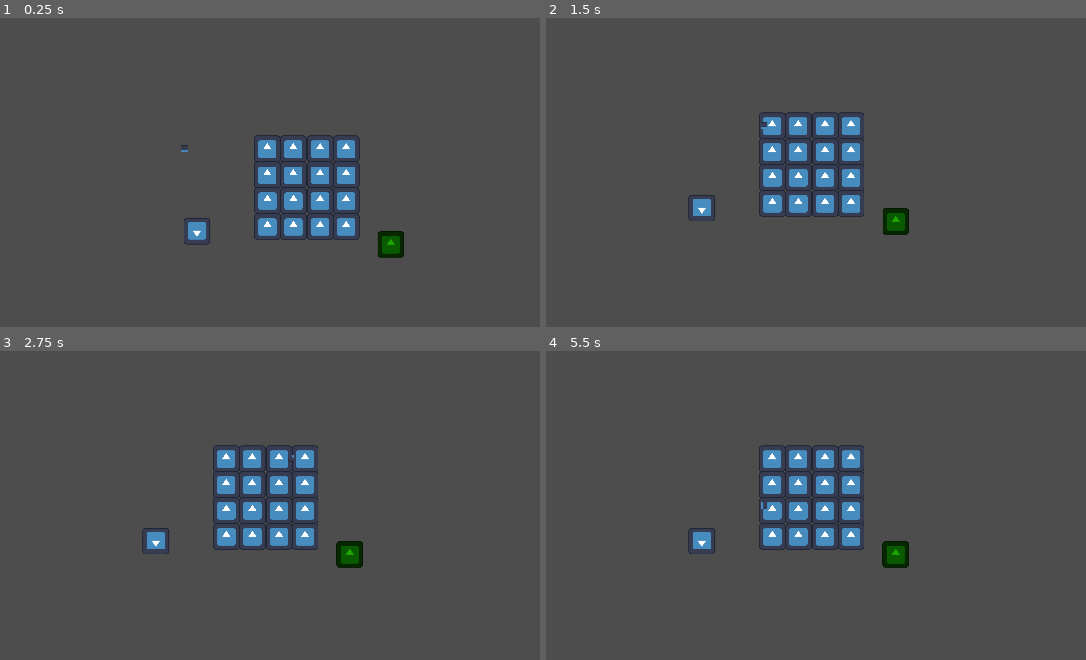
Above: before the commit, frames 1-4 (two rows, left to right).
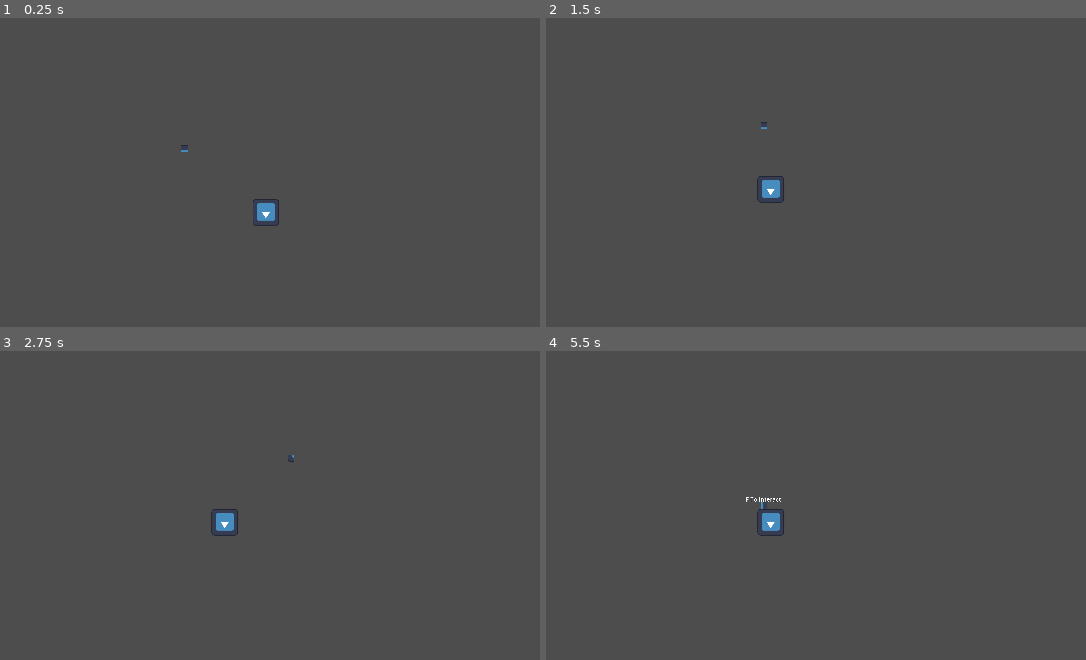
Above: after the commit, the same moments.

Repository: Mr-Wilhelm/MonkeyJam2025-I-Want-To-Live
Game: Godot game, scene res://Scenes/MainScene.tscn
Same seed, same stepped clock (60 frames per second), same inputs: the game is played once before the commit and once after it. Before the commit the project starts from res://Scenes/PlayerMovementTestScene.tscn. The engine's default icon, where the game draws it, is replaced by a stand-in: a white triangle on a blue panel in a dark square.
Inputs (mouse positions are in pixels of both pictures, inside the frame that each line leads up to):
- Up to frame 1 (0.25 s): no input
- Up to frame 2 (1.5 s): move the mouse to (994, 150) at 0.52 s; hold D (MoveRight) 0.53-1.25 s; hold F (Interact) 0.53-1.25 s; click (994, 150) at 0.67 s; drag from (654, 194) to (762, 126) at 1.27 s
- Up to frame 3 (2.75 s): tap Enter at 2 s; move the mouse to (351, 406) at 2.02 s; hold D (MoveRight) from 2.03 s (still down); hold F (Interact) from 2.03 s (still down)
- Up to frame 4 (5.5 s): release D (MoveRight) at 2.75 s; release F (Interact) at 2.75 s; tap Space at 2.75, 5 s; drag from (778, 595) to (578, 437) at 2.77 s; move the mouse to (1053, 573) at 3.52 s; hold A (MoveLeft) 3.53-4.25 s; hold F (Interact) 3.53-4.25 s; tap Enter at 4.25 s; drag from (578, 437) to (897, 554) at 4.27 s; move the mouse to (853, 505) at 5.02 s; hold S (MoveDown) from 5.03 s (still down); hold F (Interact) from 5.03 s (still down); click (853, 505) at 5.17 s

The runs differ from the first frame. In frame 1, 4.6% of the frame differs, in the area x 34-75%, y 37-78%; in frame 2, 4.6%; in frame 3, 4.7%; in frame 4, 4.7%, in the area x 26-68%, y 30-71%.

Commit message:
Auto-removes interact prompt and adds in gate [PLACEHOLDER ART]

Diff:
--- a/Prefabs/BeepingObject.tscn
+++ b/Prefabs/BeepingMechanic/BeepingObject.tscn
@@ -1,8 +1,8 @@
 [gd_scene load_steps=5 format=3 uid="uid://cp0c1vesby6bx"]
 
-[ext_resource type="Script" path="res://Prefabs/BeepingObject.gd" id="1_8fsc8"]
+[ext_resource type="Script" path="res://Prefabs/BeepingMechanic/BeepingObject.gd" id="1_8fsc8"]
 [ext_resource type="Texture2D" uid="uid://cego7vhynmun7" path="res://Art/Placeholder/icon.svg" id="1_fiw2u"]
-[ext_resource type="Script" path="res://Prefabs/interactable.gd" id="3_yk30j"]
+[ext_resource type="Script" path="res://Prefabs/InteractionMechanic/interactable.gd" id="3_yk30j"]
 
 [sub_resource type="RectangleShape2D" id="RectangleShape2D_diu7k"]
 size = Vector2(171, 165)
--- a/Prefabs/InteractLogic.tscn
+++ b/Prefabs/InteractionMechanic/InteractLogic.tscn
@@ -1,6 +1,6 @@
 [gd_scene load_steps=4 format=3 uid="uid://luakvux3ro21"]
 
-[ext_resource type="Script" path="res://Prefabs/InteractLogic.gd" id="1_afngv"]
+[ext_resource type="Script" path="res://Prefabs/InteractionMechanic/InteractLogic.gd" id="1_afngv"]
 
 [sub_resource type="CircleShape2D" id="CircleShape2D_n7p8b"]
 radius = 33.0
--- a/Prefabs/Interactable.tscn
+++ b/Prefabs/InteractionMechanic/Interactable.tscn
@@ -1,6 +1,6 @@
 [gd_scene load_steps=2 format=3 uid="uid://bxkh4atw3fqlm"]
 
-[ext_resource type="Script" path="res://Prefabs/interactable.gd" id="1_jhb2r"]
+[ext_resource type="Script" path="res://Prefabs/InteractionMechanic/interactable.gd" id="1_jhb2r"]
 
 [node name="Interactable" type="Area2D"]
 collision_mask = 0
--- a/Prefabs/InteractableObject.gd
+++ b/Prefabs/InteractionMechanic/InteractableObject.gd
@@ -13,5 +13,5 @@
 
 func OnInteract() -> void:
 	print("Interacted with: " + name)
-
-	minigameOverlay.load_scene(scene_to_load) # <-- Change to index of interaction enum you want to play (seen in InteractioScene)
+	minigameOverlay.load_scene(scene_to_load)
+	queue_free()
--- a/Prefabs/InteractableObject.tscn
+++ b/Prefabs/InteractionMechanic/InteractableObject.tscn
@@ -1,8 +1,8 @@
 [gd_scene load_steps=5 format=3 uid="uid://l2juimtakpam"]
 
 [ext_resource type="Texture2D" uid="uid://cego7vhynmun7" path="res://Art/Placeholder/icon.svg" id="1_8eiu0"]
-[ext_resource type="Script" path="res://Prefabs/InteractableObject.gd" id="1_bgrsw"]
-[ext_resource type="PackedScene" uid="uid://bxkh4atw3fqlm" path="res://Prefabs/Interactable.tscn" id="2_8a4oj"]
+[ext_resource type="Script" path="res://Prefabs/InteractionMechanic/InteractableObject.gd" id="1_bgrsw"]
+[ext_resource type="PackedScene" uid="uid://bxkh4atw3fqlm" path="res://Prefabs/InteractionMechanic/Interactable.tscn" id="2_8a4oj"]
 
 [sub_resource type="RectangleShape2D" id="RectangleShape2D_vyas5"]
 size = Vector2(271, 238)
--- a/Prefabs/Player.tscn
+++ b/Prefabs/Player.tscn
@@ -2,7 +2,7 @@
 
 [ext_resource type="Script" path="res://Scripts/PlayerMovement.gd" id="1_8j247"]
 [ext_resource type="Texture2D" uid="uid://cego7vhynmun7" path="res://Art/Placeholder/icon.svg" id="1_tww3r"]
-[ext_resource type="PackedScene" uid="uid://luakvux3ro21" path="res://Prefabs/InteractLogic.tscn" id="3_eyaou"]
+[ext_resource type="PackedScene" uid="uid://luakvux3ro21" path="res://Prefabs/InteractionMechanic/InteractLogic.tscn" id="3_eyaou"]
 
 [sub_resource type="AtlasTexture" id="AtlasTexture_cc8dg"]
 atlas = ExtResource("1_tww3r")
--- a/Scenes/Interaction Scenes/RibbonCableScene.tscn
+++ b/Scenes/Interaction Scenes/RibbonCableScene.tscn
@@ -3,7 +3,7 @@
 [ext_resource type="Script" path="res://Scripts/ribbon_cable_scene_script.gd" id="1_s37l5"]
 [ext_resource type="Texture2D" uid="uid://cjoo07v1hvdp" path="res://Art/Placeholder/InteractionSceneArt/RibbonCableBG.png" id="1_txfhp"]
 [ext_resource type="Texture2D" uid="uid://bwi4wkpip1f82" path="res://Art/Placeholder/InteractionSceneArt/RibbonCableConnector.png" id="2_nkcln"]
-[ext_resource type="PackedScene" uid="uid://b0g3lgfhikd3c" path="res://Prefabs/DraggableObject.tscn" id="3_qyaok"]
+[ext_resource type="PackedScene" uid="uid://b0g3lgfhikd3c" path="res://Prefabs/InteractionMechanic/DraggableObject.tscn" id="3_qyaok"]
 
 [node name="RibbonCableScene" type="Node2D"]
 process_mode = 2
--- /dev/null
+++ b/Scenes/MainScene.tscn
@@ -0,0 +1,106 @@
+[gd_scene load_steps=9 format=3 uid="uid://cbwf2blv51lkf"]
+
+[ext_resource type="Script" path="res://Scripts/InteractionSceneLoader.gd" id="1_i673i"]
+[ext_resource type="PackedScene" uid="uid://bj4fohgs16e3d" path="res://Prefabs/Player.tscn" id="2_3wied"]
+[ext_resource type="Script" path="res://Scripts/PlayerCamScript.gd" id="3_fgo2x"]
+[ext_resource type="PackedScene" uid="uid://l2juimtakpam" path="res://Prefabs/InteractionMechanic/InteractableObject.tscn" id="4_u25v3"]
+
+[sub_resource type="Animation" id="Animation_axfq3"]
+resource_name = "FadeIn"
+length = 0.5
+tracks/0/type = "value"
+tracks/0/imported = false
+tracks/0/enabled = true
+tracks/0/path = NodePath("InteractionSceneClip:scale")
+tracks/0/interp = 2
+tracks/0/loop_wrap = true
+tracks/0/keys = {
+"times": PackedFloat32Array(0, 0.5),
+"transitions": PackedFloat32Array(1, 1),
+"update": 0,
+"values": [Vector2(0.001, 0.001), Vector2(0.66, 0.66)]
+}
+
+[sub_resource type="Animation" id="Animation_p76ne"]
+resource_name = "FadeOut"
+length = 0.5
+tracks/0/type = "value"
+tracks/0/imported = false
+tracks/0/enabled = true
+tracks/0/path = NodePath("InteractionSceneClip:scale")
+tracks/0/interp = 2
+tracks/0/loop_wrap = true
+tracks/0/keys = {
+"times": PackedFloat32Array(0, 0.5),
+"transitions": PackedFloat32Array(1, 1),
+"update": 0,
+"values": [Vector2(0.66, 0.66), Vector2(0.001, 0.001)]
+}
+
+[sub_resource type="Animation" id="Animation_0fk74"]
+length = 0.001
+tracks/0/type = "value"
+tracks/0/imported = false
+tracks/0/enabled = true
+tracks/0/path = NodePath("InteractionSceneClip:scale")
+tracks/0/interp = 1
+tracks/0/loop_wrap = true
+tracks/0/keys = {
+"times": PackedFloat32Array(0),
+"transitions": PackedFloat32Array(1),
+"update": 0,
+"values": [Vector2(0.001, 0.001)]
+}
+
+[sub_resource type="AnimationLibrary" id="AnimationLibrary_l73nb"]
+_data = {
+"FadeIn": SubResource("Animation_axfq3"),
+"FadeOut": SubResource("Animation_p76ne"),
+"RESET": SubResource("Animation_0fk74")
+}
+
+[node name="MainScene" type="Node2D"]
+
+[node name="InteractionScene" type="CanvasLayer" parent="."]
+process_mode = 3
+script = ExtResource("1_i673i")
+
+[node name="AnimationPlayer" type="AnimationPlayer" parent="InteractionScene"]
+libraries = {
+"": SubResource("AnimationLibrary_l73nb")
+}
+
+[node name="InteractionSceneClip" type="SubViewportContainer" parent="InteractionScene"]
+process_mode = 3
+clip_contents = true
+offset_right = 1920.0
+offset_bottom = 1080.0
+scale = Vector2(0.001, 0.001)
+pivot_offset = Vector2(960, 540)
+stretch = true
+metadata/_edit_use_anchors_ = true
+
+[node name="SubViewport" type="SubViewport" parent="InteractionScene/InteractionSceneClip"]
+transparent_bg = true
+handle_input_locally = false
+physics_object_picking = true
+size = Vector2i(1920, 1080)
+render_target_update_mode = 4
+
+[node name="Player" parent="." instance=ExtResource("2_3wied")]
+unique_name_in_owner = true
+position = Vector2(350, 315)
+
+[node name="PlayerCam" type="Camera2D" parent="."]
+unique_name_in_owner = true
+position_smoothing_enabled = true
+position_smoothing_speed = 6.0
+script = ExtResource("3_fgo2x")
+
+[node name="InteractPrompt-RibbonCable" parent="." instance=ExtResource("4_u25v3")]
+position = Vector2(739, 620)
+
+[node name="Environ-Gate" type="Sprite2D" parent="."]
+position = Vector2(984, 1072)
+
+[connection signal="animation_finished" from="InteractionScene/AnimationPlayer" to="InteractionScene" method="_on_animation_player_animation_finished"]
--- a/Scenes/PlayerMovementTestScene.tscn
+++ b/Scenes/TestScenes/PlayerMovementTestScene.tscn
@@ -1,12 +1,12 @@
 [gd_scene load_steps=12 format=3 uid="uid://b6byrx6hy6ifj"]
 
-[ext_resource type="PackedScene" uid="uid://bj4fohgs16e3d" path="res://Prefabs/Player.tscn" id="1_epnhw"]
-[ext_resource type="Texture2D" uid="uid://cego7vhynmun7" path="res://Art/Placeholder/icon.svg" id="2_q4i5e"]
-[ext_resource type="Script" path="res://Scripts/PlayerCamScript.gd" id="3_fdqgq"]
-[ext_resource type="PackedScene" uid="uid://l2juimtakpam" path="res://Prefabs/InteractableObject.tscn" id="4_f0a4x"]
-[ext_resource type="Script" path="res://Scripts/InteractionSceneLoader.gd" id="5_ci84i"]
-[ext_resource type="PackedScene" uid="uid://cp0c1vesby6bx" path="res://Prefabs/BeepingObject.tscn" id="6_437so"]
-[ext_resource type="AudioStream" uid="uid://bbjreeu8lspyd" path="res://Audio/Ping.mp3" id="7_pe7rw"]
+[ext_resource type="Texture2D" uid="uid://cego7vhynmun7" path="res://Art/Placeholder/icon.svg" id="1_ljrad"]
+[ext_resource type="PackedScene" uid="uid://bj4fohgs16e3d" path="res://Prefabs/Player.tscn" id="2_tpyia"]
+[ext_resource type="Script" path="res://Scripts/PlayerCamScript.gd" id="3_7ajb6"]
+[ext_resource type="PackedScene" uid="uid://l2juimtakpam" path="res://Prefabs/InteractionMechanic/InteractableObject.tscn" id="4_kdt7s"]
+[ext_resource type="PackedScene" uid="uid://cp0c1vesby6bx" path="res://Prefabs/BeepingMechanic/BeepingObject.tscn" id="5_ooq3a"]
+[ext_resource type="AudioStream" uid="uid://bbjreeu8lspyd" path="res://Audio/Ping.mp3" id="6_yt7ws"]
+[ext_resource type="Script" path="res://Scripts/InteractionSceneLoader.gd" id="7_1kuv0"]
 
 [sub_resource type="Animation" id="Animation_axfq3"]
 resource_name = "FadeIn"
@@ -136,20 +136,20 @@
 unique_name_in_owner = true
 position_smoothing_enabled = true
 position_smoothing_speed = 6.0
-script = ExtResource("3_fdqgq")
+script = ExtResource("3_7ajb6")
 
-[node name="TestInteractable" parent="." instance=ExtResource("4_f0a4x")]
+[node name="TestInteractable" parent="." instance=ExtResource("4_kdt7s")]
 position = Vector2(408, 710)
 
-[node name="BeepingObject" parent="." instance=ExtResource("6_437so")]
+[node name="BeepingObject" parent="." instance=ExtResource("5_ooq3a")]
 position = Vector2(1341, 775)
-beepSFX = ExtResource("7_pe7rw")
+beepSFX = ExtResource("6_yt7ws")
 beepInterval = 2.0
 beepPitch = 1.0
 
 [node name="InteractionScene" type="CanvasLayer" parent="."]
 process_mode = 3
-script = ExtResource("5_ci84i")
+script = ExtResource("7_1kuv0")
 
 [node name="AnimationPlayer" type="AnimationPlayer" parent="InteractionScene"]
 libraries = {
--- a/Scripts/InteractionSceneLoader.gd
+++ b/Scripts/InteractionSceneLoader.gd
@@ -8,6 +8,7 @@
 	match chosen_interaction:
 		interaction.RibbonCable:
 			get_node("InteractionSceneClip/SubViewport").add_child(load("res://Scenes/Interaction Scenes/RibbonCableScene.tscn").instantiate()) # replace with each scene
+			get_parent().get_node("Environ-Gate").texture = load("res://Art/Placeholder/icon.svg")
 		interaction.ScrapSearch:
 			pass
 		interaction.Welding:
--- a/project.godot
+++ b/project.godot
@@ -11,7 +11,7 @@
 [application]
 
 config/name="I Want to Live"
-run/main_scene="res://Scenes/PlayerMovementTestScene.tscn"
+run/main_scene="res://Scenes/MainScene.tscn"
 config/features=PackedStringArray("4.3", "Forward Plus")
 config/icon="res://Art/Placeholder/icon.svg"
 
Renamed: Prefabs/BeepingObject.gd -> Prefabs/BeepingMechanic/BeepingObject.gd
Renamed: Prefabs/DebugTestingInteractionScene.tscn -> Prefabs/InteractionMechanic/DebugTestingInteractionScene.tscn
Renamed: Prefabs/DraggableObject.tscn -> Prefabs/InteractionMechanic/DraggableObject.tscn
Renamed: Prefabs/InteractLogic.gd -> Prefabs/InteractionMechanic/InteractLogic.gd
Renamed: Prefabs/interactable.gd -> Prefabs/InteractionMechanic/interactable.gd
Not shown: 1 places in Scenes/TestScenes/PlayerMovementTestScene.tscn that only renumber resources
Renamed: Scenes/TestMinigameScene.tscn -> Scenes/TestScenes/TestMinigameScene.tscn
